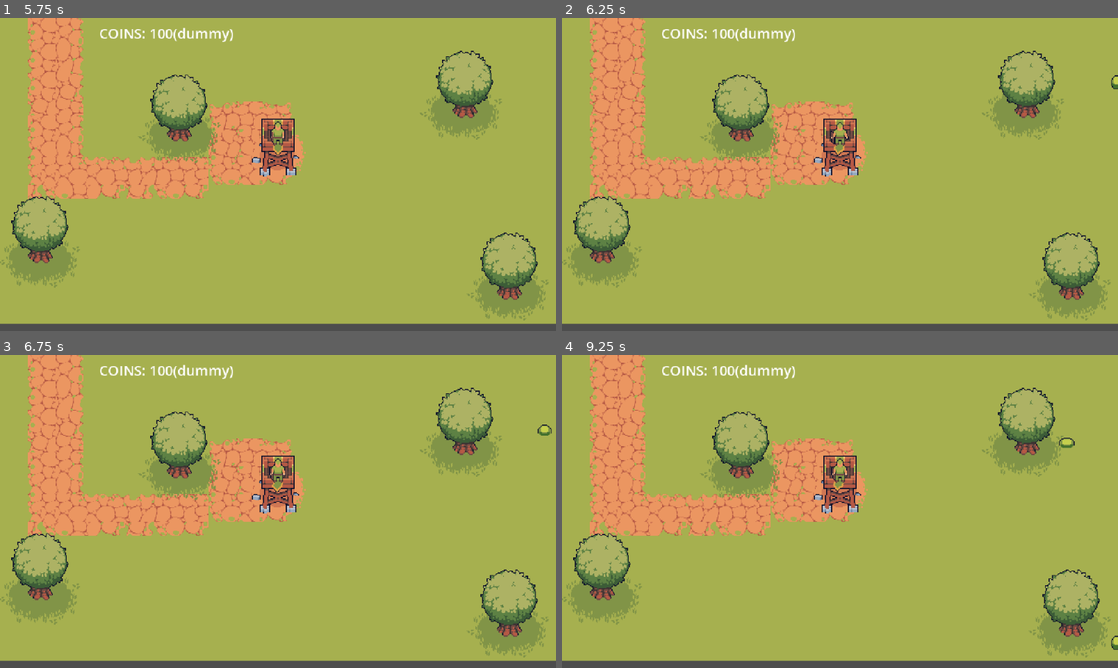
Above: before the commit, frames 1-4 (two rows, left to right).
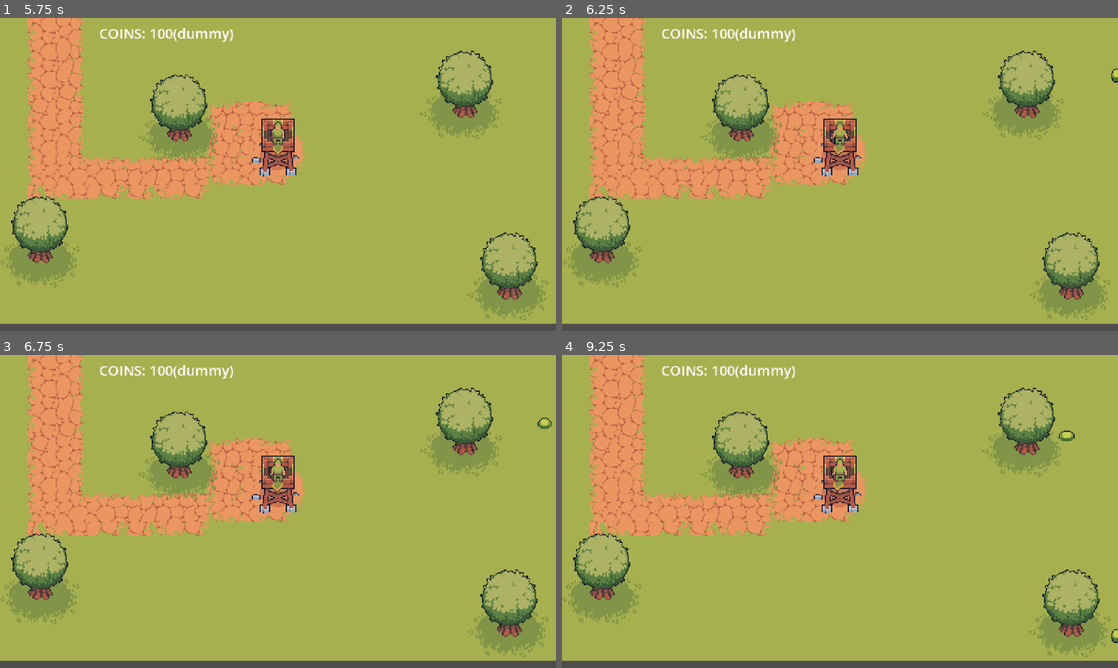
Above: after the commit, the same moments.

Repository: ButbkaDrug/easter_jam_with_ales
Game: Godot game, scene res://dev_main.tscn
The game is run twice, just before and just after one commit, with the same random seed, the same clock (stepped at 60 frames per second) and the same inputs.
Inputs:
- Up to frame 1 (5.75 s): tap Enter at 1.25, 2.75, 4.25 s; tap Space at 2, 3.5, 5 s
- Up to frame 2 (6.25 s): no input
- Up to frame 3 (6.75 s): no input
- Up to frame 4 (9.25 s): no input

Frame 1 is identical in both runs. In frame 2, less than 0.1% of the frame differs, in the area x 98-100%, y 16-23%; in frame 3, 0.1%; in frame 4, 0.2%, in the area x 89-100%, y 24-95%.

Commit message:
reduced slime speed

Diff:
--- a/scenes/enemies/slime/slime.gd
+++ b/scenes/enemies/slime/slime.gd
@@ -1,7 +1,7 @@
 extends CharacterBody2D
 
 var hp = 10
-var speed = 30
+var speed = 20
 const DEFAULT_SPEED = 30
 
 var direction: Vector2
--- a/scenes/enemies/slime/slime.tscn
+++ b/scenes/enemies/slime/slime.tscn
@@ -263,11 +263,12 @@
 position = Vector2(0, -8)
 shape = SubResource("CircleShape2D_5gf84")
 
-[connection signal="animation_looped" from="AnimatedSprite2D" to="." method="_on_animated_sprite_2d_animation_looped"]
 [node name="Sprite2D" type="Sprite2D" parent="." unique_id=1515480914]
-position = Vector2(0, -6)
+position = Vector2(0, -14)
 texture = ExtResource("4_8fhgo")
 hframes = 6
 
 [node name="AnimationPlayer" type="AnimationPlayer" parent="." unique_id=659955165]
 libraries/ = SubResource("AnimationLibrary_58cyt")
+
+[connection signal="animation_looped" from="AnimatedSprite2D" to="." method="_on_animated_sprite_2d_animation_looped"]
